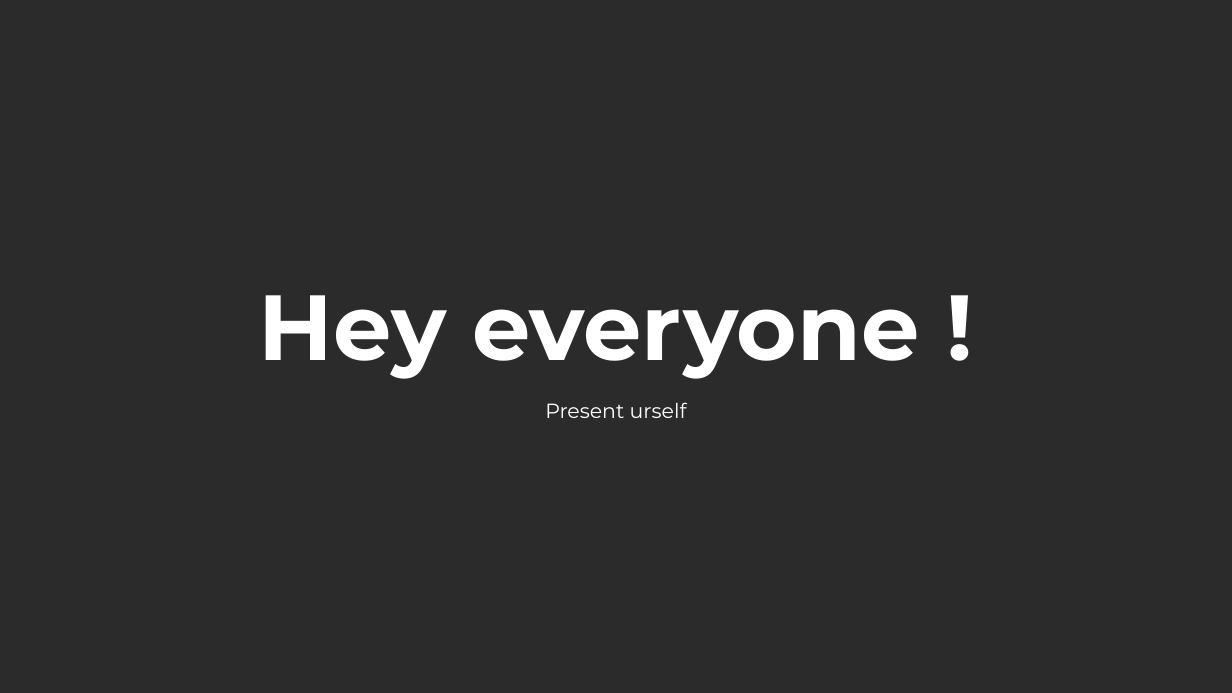
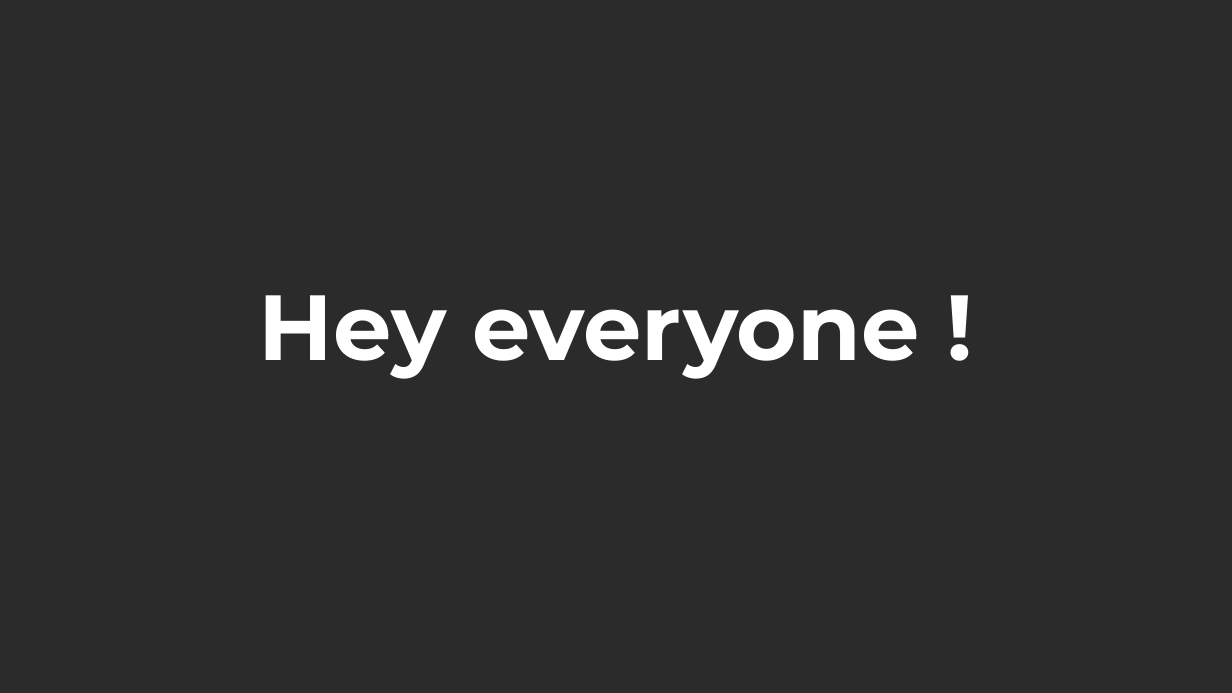
Before and after one commit to SchoolofAI-Algiers/AI2E-workshops, a slide deck: slide 2 of OtherSupervisedLearningAlgo/Supervised Learning Algorithms.odp. Drawn at 1232x693 pixels with LibreOffice and Linux fonts; fonts in the diff are those of the drawing; background and template pictures are left out; a plain dark background stands for a picture behind light text. Boxes give left, top, right and bottom in pixels: in the first picture for what was removed or moved away, otherwise in the second. Text is boxed around its words. In the diff, an @@ line names an element or a change of style, - is before the commit and + after.

```diff
--- a/OtherSupervisedLearningAlgo/Supervised Learning Algorithms.odp
+++ b/OtherSupervisedLearningAlgo/Supervised Learning Algorithms.odp
@@ subtitle removed at (545,402,687,418) @@
-Present urself
```
Also in this commit, not shown: 1 slide added, 2 other files.
